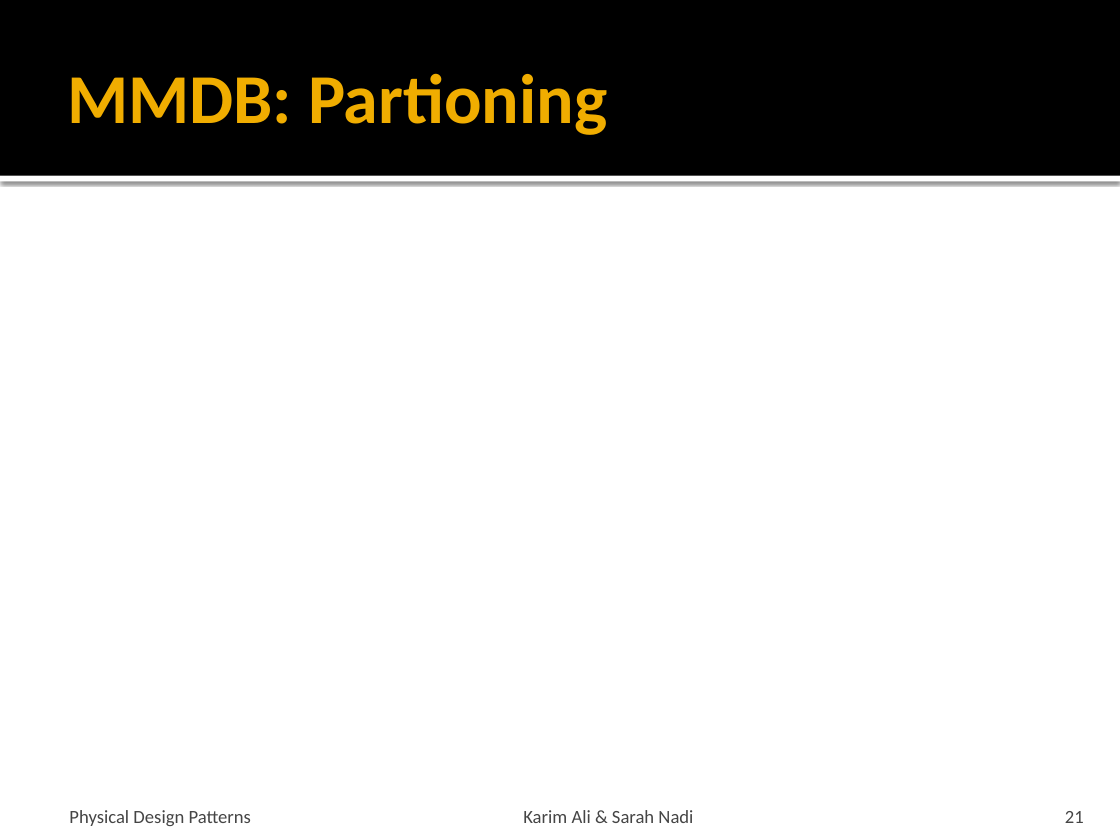
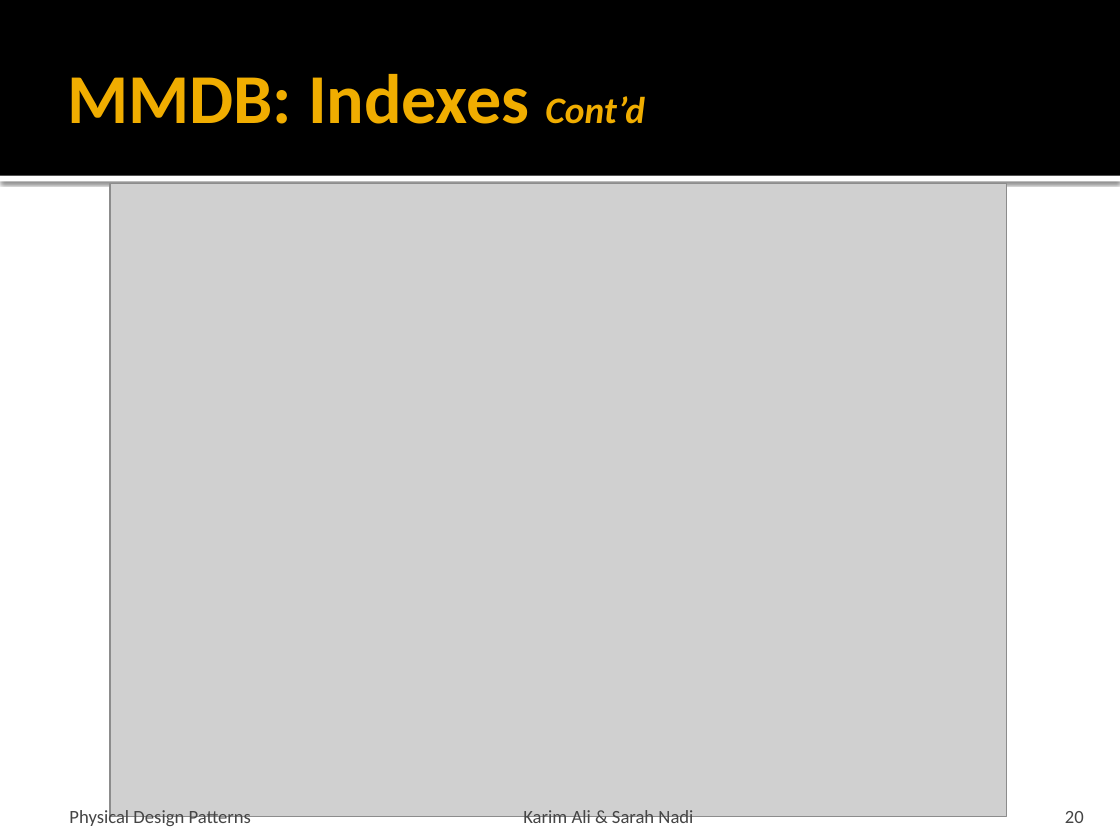
Before and after one commit to snadi/cs848-db, a slide deck: slide 20 of cs848-db/PhysDesignPres.pptx (slide 21 before the commit). Drawn at 1120x840 pixels with LibreOffice and Linux fonts; fonts in the diff are those of the drawing; grey boxes stand for pictures. Boxes give left, top, right and bottom in pixels: in the first picture for what was removed or moved away, otherwise in the second. Text is boxed around its words. In the diff, an @@ line names an element or a change of style, - is before the commit and + after.

```diff
--- a/cs848-db/PhysDesignPres.pptx
+++ b/cs848-db/PhysDesignPres.pptx
@@ title at box(67, 74, 644, 124): text changed @@
-MMDB: Partioning
+MMDB: Indexes Cont’d
@@ picture added at box(110, 184, 1006, 816) @@
@@ page number at box(1065, 811, 1084, 823): text changed @@
-21
+20
```
Also in this commit, not shown: 4 other slides changed, 3 slides added.
